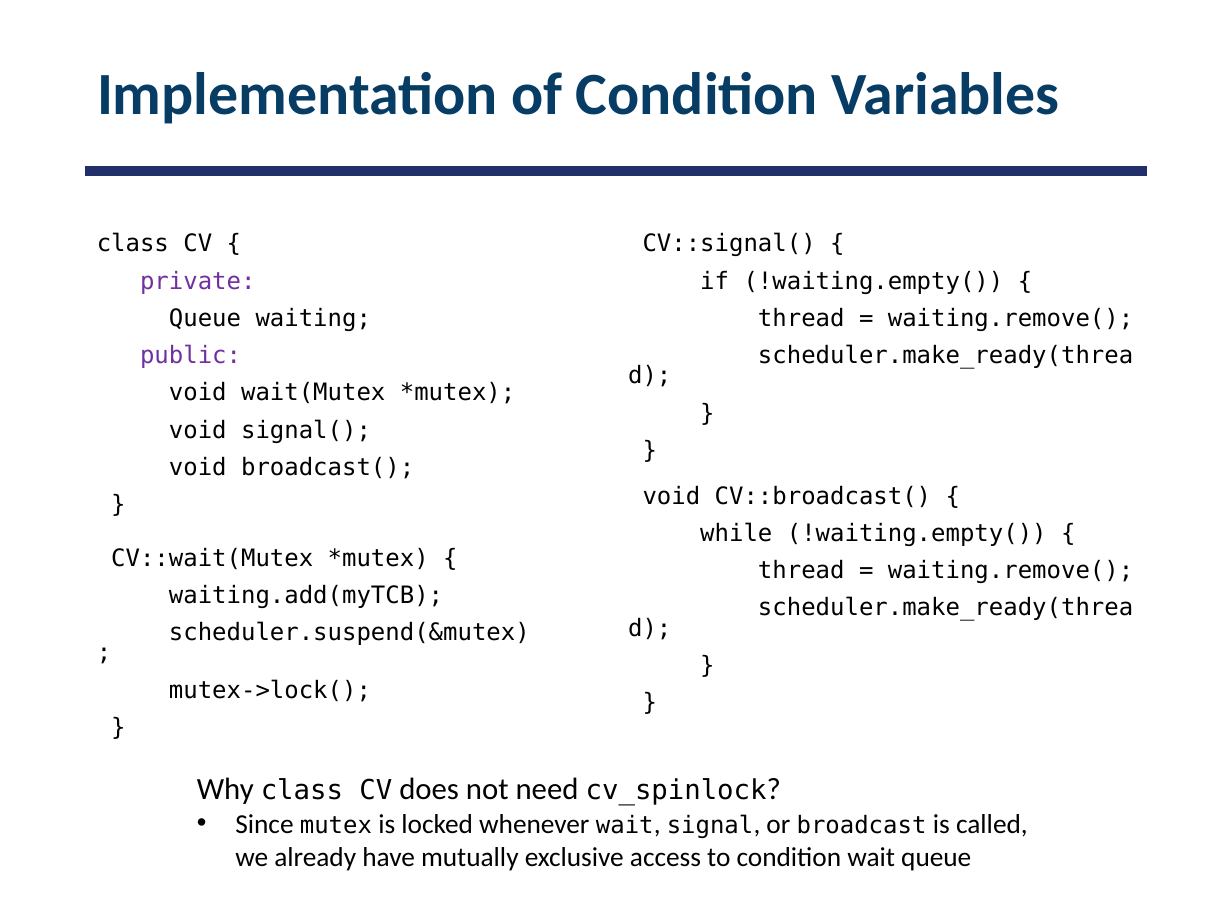
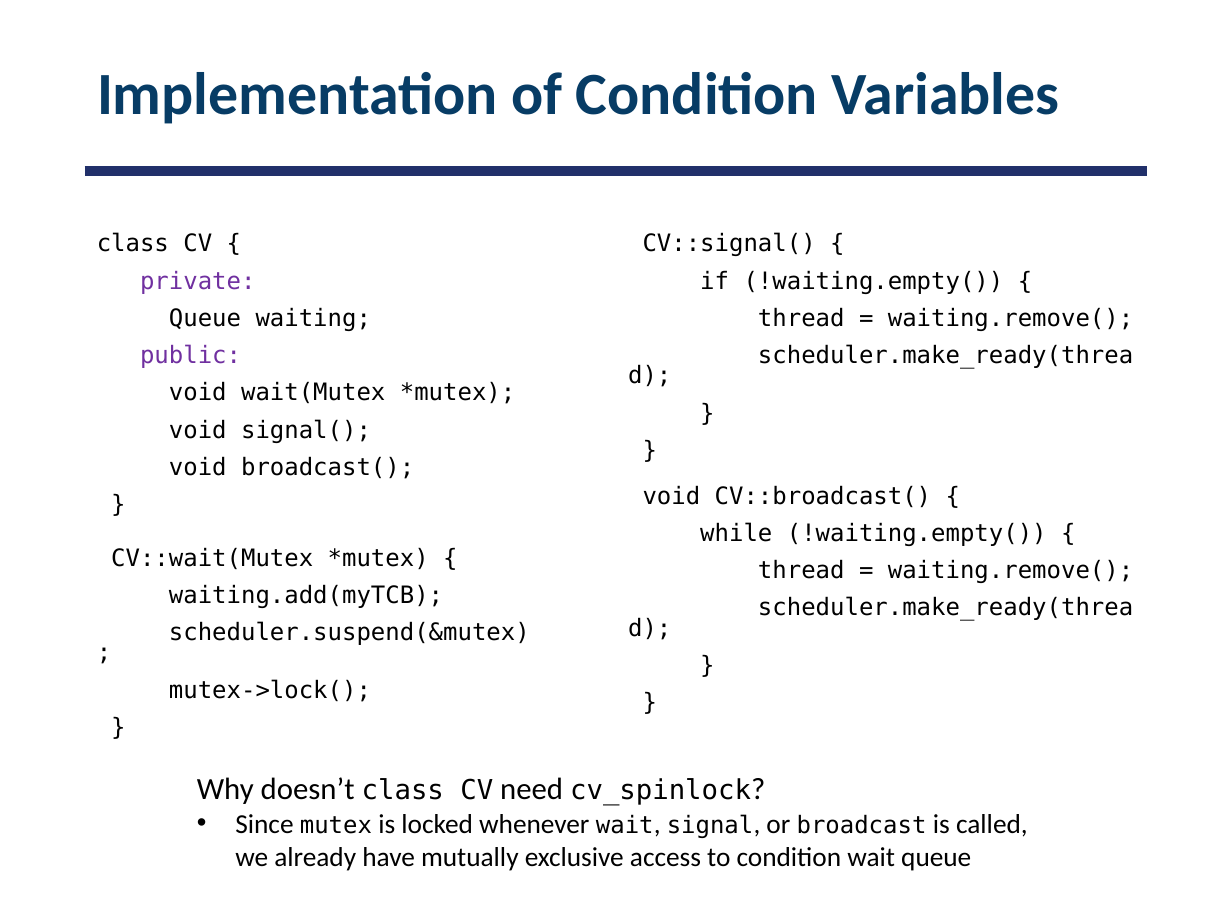
Before and after one commit to smajidzahedi/ECE350, a slide deck: slide 83 of Lectures/03-multithreaded.pptx (slide 75 before the commit). Drawn at 1232x924 pixels with LibreOffice and Linux fonts; fonts in the diff are those of the drawing. Boxes give left, top, right and bottom in pixels: in the first picture for what was removed or moved away, otherwise in the second. Text is boxed around its words. In the diff, an @@ line names an element or a change of style, - is before the commit and + after.

```diff
--- a/Lectures/03-multithreaded.pptx
+++ b/Lectures/03-multithreaded.pptx
@@ text at bbox=[197, 777, 751, 805]: text changed @@
-Why class CV does not need cv_spinlock?
+Why doesn’t class CV need cv_spinlock?
```
Also in this commit, not shown: 14 other slides changed, 8 slides added, 1 other file.
